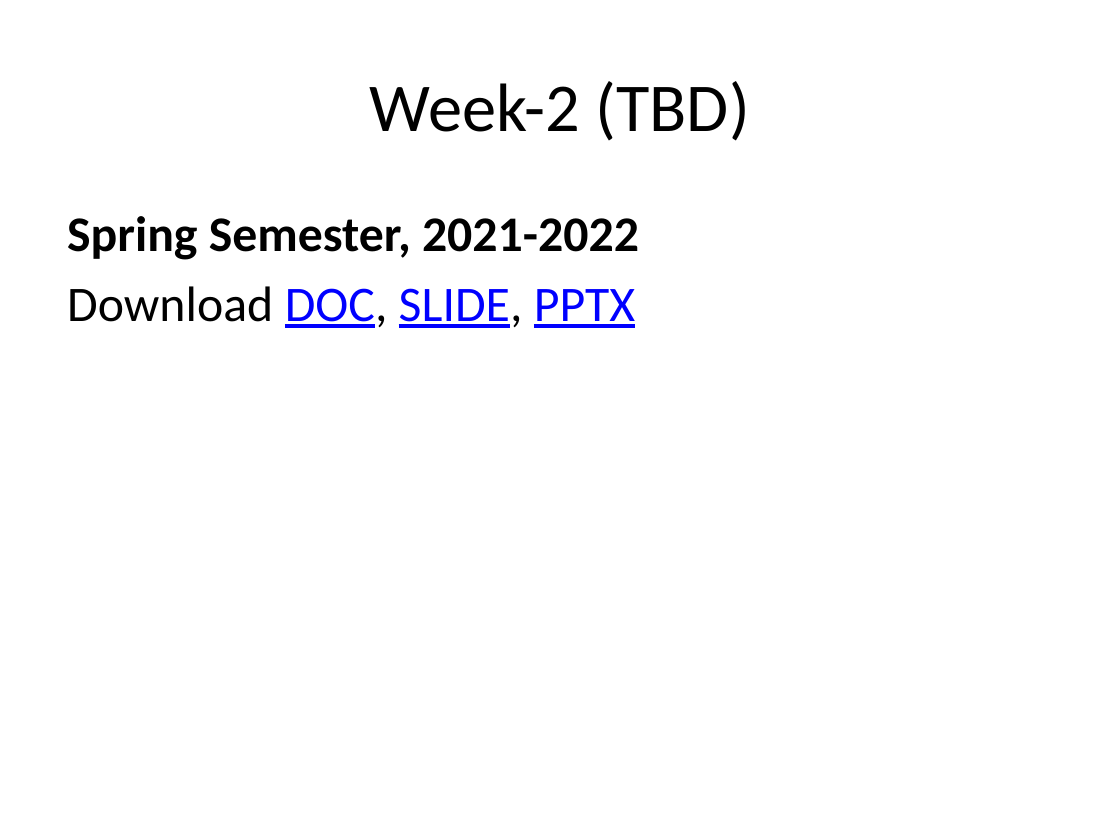
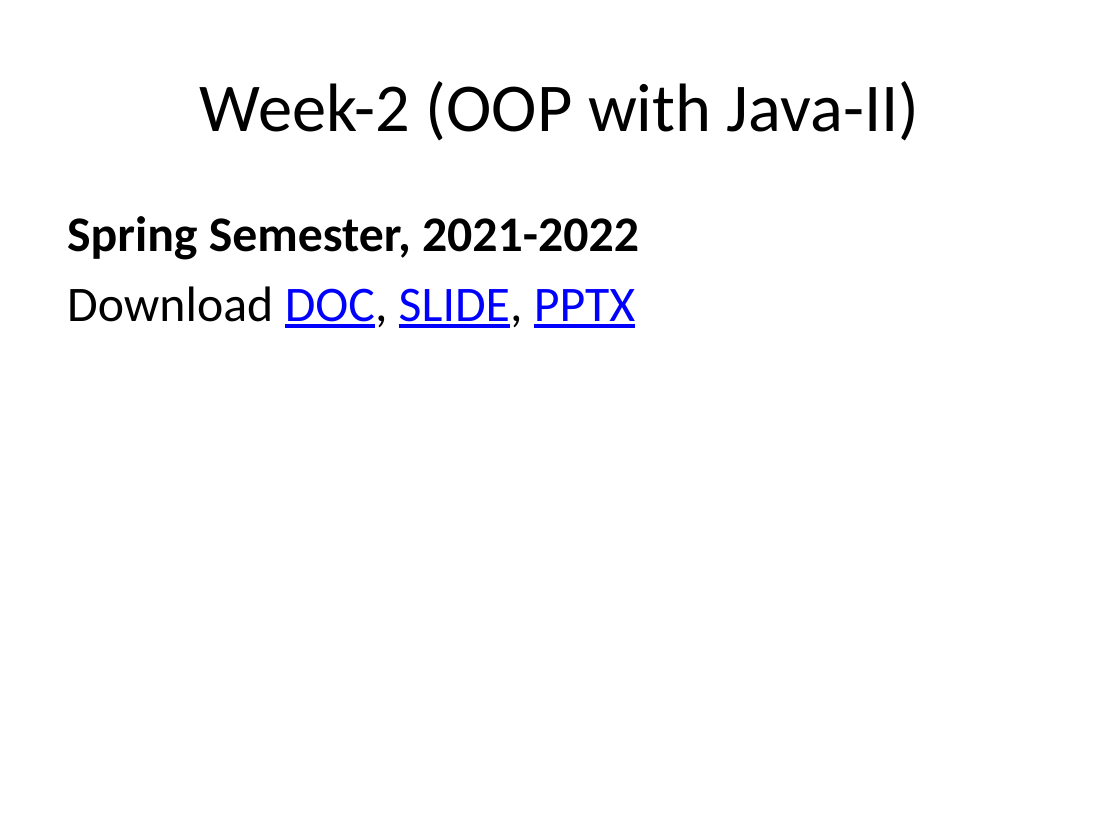
Before and after one commit to ucoruh/ce204-object-oriented-programming, a slide deck: slide 3 of docs/week-2/ce204-week-2.md_word.pptx. Drawn at 1120x840 pixels with LibreOffice and Linux fonts; fonts in the diff are those of the drawing. Boxes give left, top, right and bottom in pixels: in the first picture for what was removed or moved away, otherwise in the second. Text is boxed around its words. In the diff, an @@ line names an element or a change of style, - is before the commit and + after.

```diff
--- a/docs/week-2/ce204-week-2.md_word.pptx
+++ b/docs/week-2/ce204-week-2.md_word.pptx
@@ title at bbox=[200, 81, 919, 141]: text changed @@
-Week-2 (TBD)
+Week-2 (OOP with Java-II)
```
Also in this commit, not shown: 1 other slide changed, 82 slides added, 3 slides removed, 18 other files.
